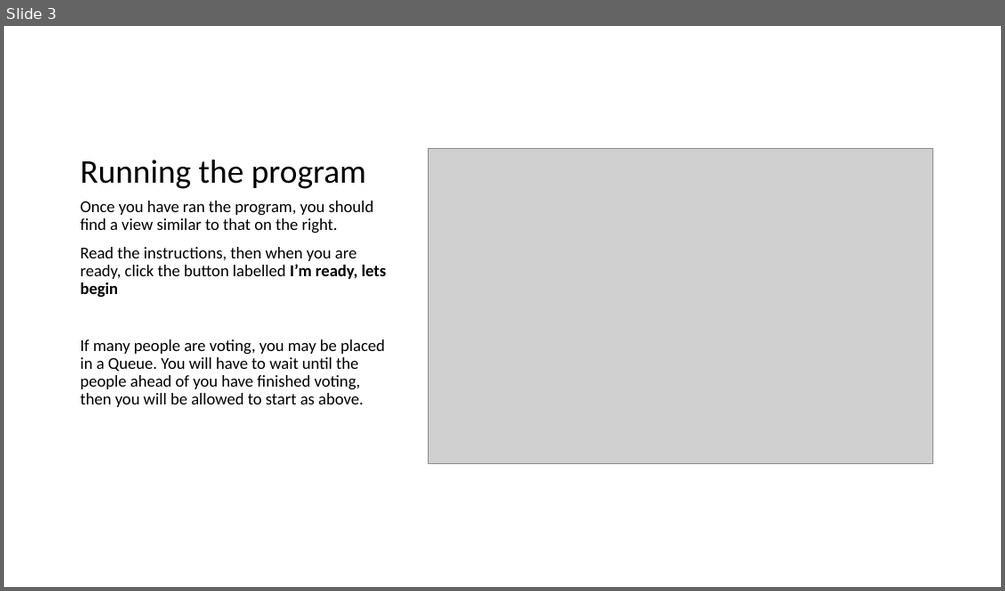
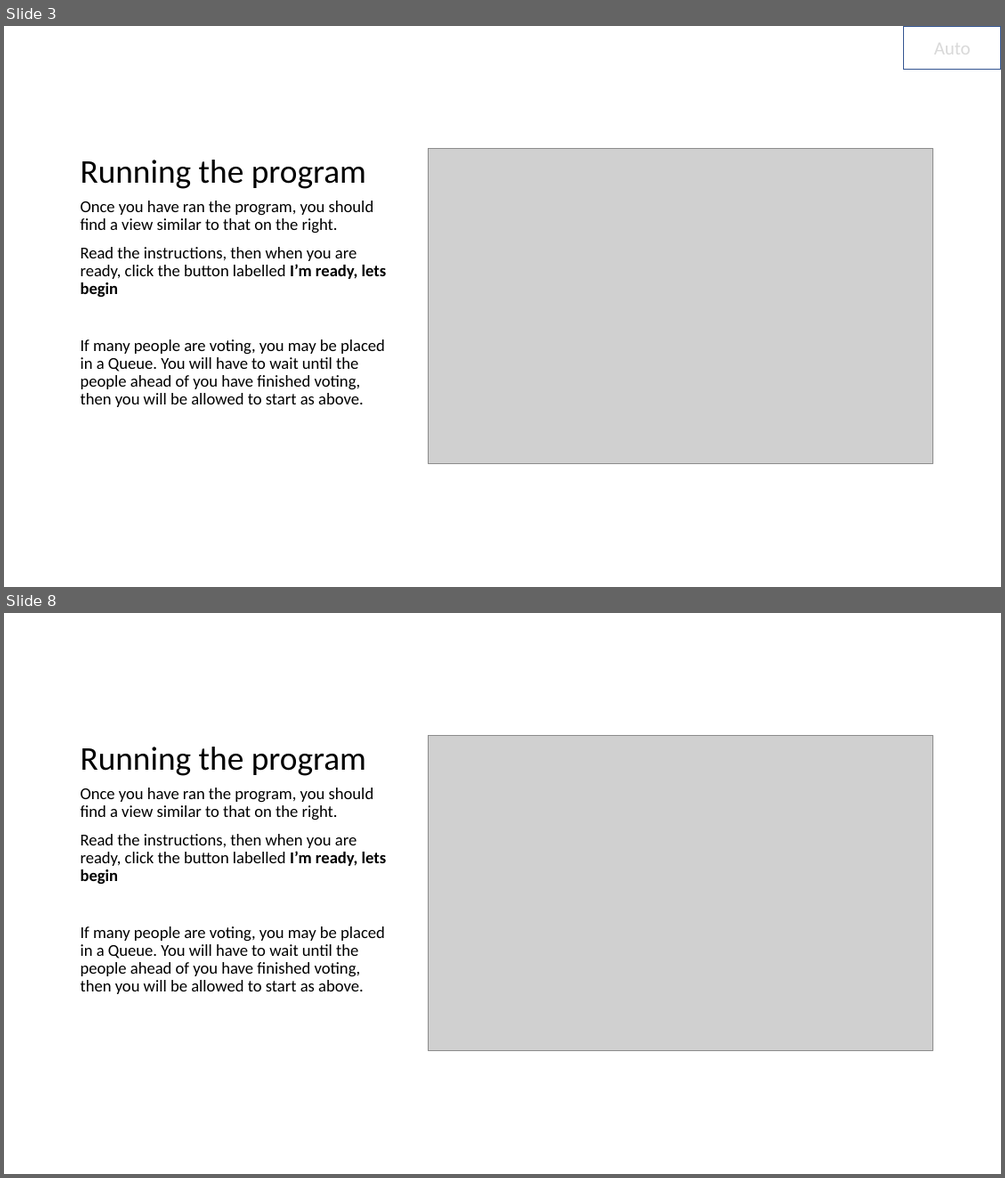
Before and after one commit to TheGrandCoding/awardsserver, a slide deck: TestPPT.pptx. Shown one above the other, each under a label of ours: slide 3 before the commit, slides 3 and 8 after it; the slides between them are not shown. The pictures are 1005x591 and 1005x1178 pixels, drawn with LibreOffice and Linux fonts; fonts in the diff are those of the drawing; grey boxes stand for pictures. Boxes give left, top, right and bottom in pixels: in the first picture for what was removed or moved away, otherwise in the second. Text is boxed around its words. In the diff, an @@ line names an element or a change of style, - is before the commit and + after.

Commit message:
Swap hypens for colons
Close #56
Also, updated powerpoint to have both a manual and automatic way to advance to next slide.

```diff
--- a/TestPPT.pptx
+++ b/TestPPT.pptx
@@ slide 3 added at [4, 26, 1001, 587], background #FFFFFF @@
@@ rectangle added at [904, 26, 1001, 70], outline #325491 1 pt, 18 pt, text #D9D9D9 @@
+Auto
@@ picture added at [428, 149, 933, 464] @@
@@ title added at [81, 160, 366, 189], 32 pt, text #000000 @@
+Running the program
@@ text added at [81, 200, 387, 407], 16 pt, text #000000 @@
+Once you have ran the program, you should find a view similar to that on the right.
+Read the instructions, then when you are ready, click the button labelled I’m ready, lets begin
+If many people are voting, you may be placed in a Queue. You will have to wait until the people ahead of you have finished voting, then you will be allowed to start as above.
@@ what was slide 3 is now slide 8 @@
```
Also in this commit, not shown: 2 slides changed, 4 other slides added, 1 other file.
